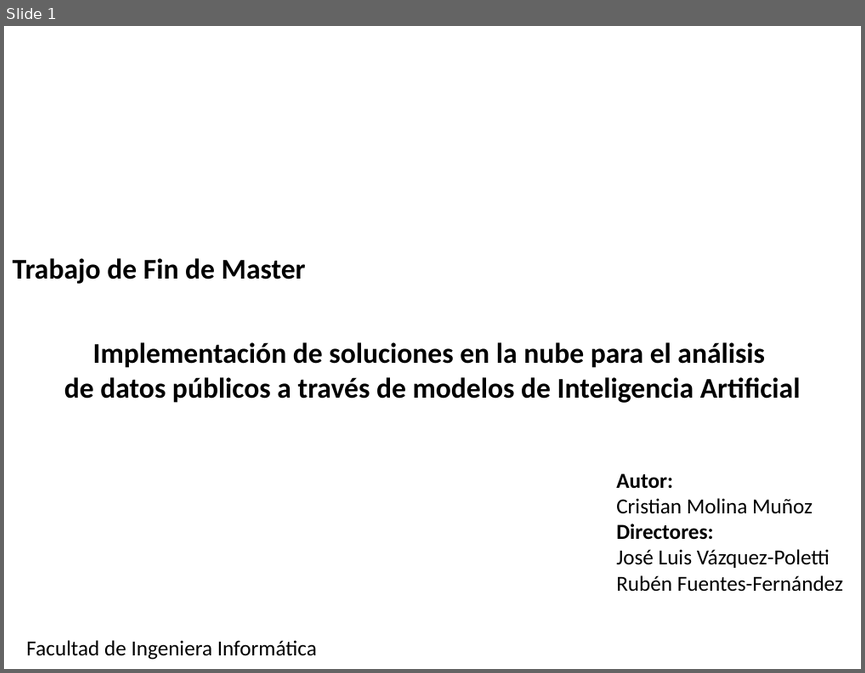
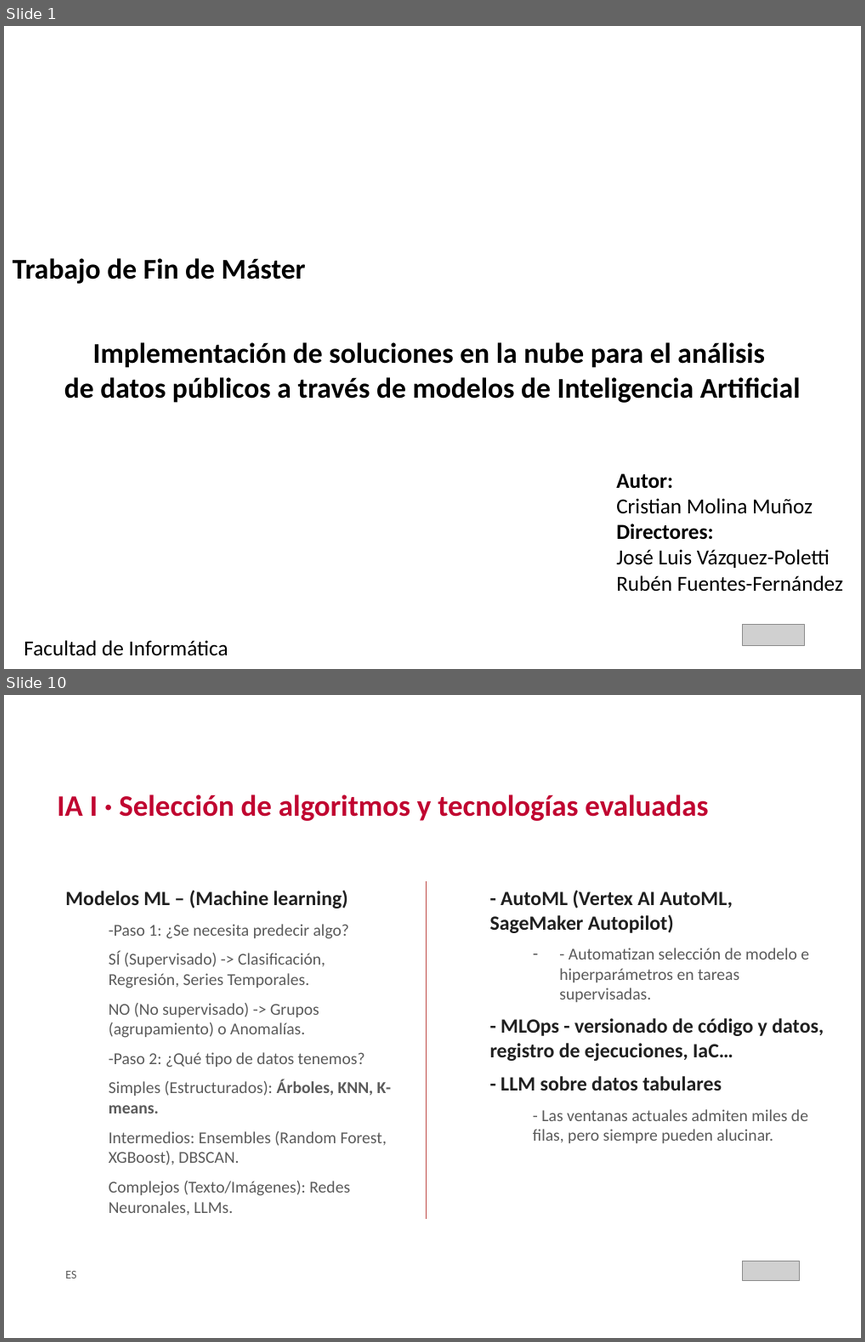
Before and after one commit to crismo04/TFM-cloud-soliutions-to-public-data, a slide deck: master's thesis/TFM_MII_Cloud_AI_PublicData_MolinaCristian_2026.pptx. Shown one above the other, each under a label of ours: slide 1 before the commit, slides 1 and 10 after it; the slides between them are not shown. The pictures are 865x673 and 865x1342 pixels, drawn with LibreOffice and Linux fonts; fonts in the diff are those of the drawing; grey boxes stand for pictures; background and template pictures are left out. Boxes give left, top, right and bottom in pixels: in the first picture for what was removed or moved away, otherwise in the second. Text is boxed around its words. In the diff, an @@ line names an element or a change of style, - is before the commit and + after.

```diff
--- a/master's thesis/TFM_MII_Cloud_AI_PublicData_MolinaCristian_2026.pptx
+++ b/master's thesis/TFM_MII_Cloud_AI_PublicData_MolinaCristian_2026.pptx
@@ slide 10 added at (4, 695, 861, 1338), background #FFFFFF @@
@@ text added at (57, 794, 708, 821), 25 pt, text #C00530, bold @@
+IA I · Selección de algoritmos y tecnologías evaluadas
@@ text added at (65, 890, 391, 1214), 14 pt, text #5A5A5A @@
+Modelos ML – (Machine learning)
+  -Paso 1: ¿Se necesita predecir algo?
+  SÍ (Supervisado) -> Clasificación, Regresión, Series Temporales.
+  NO (No supervisado) -> Grupos (agrupamiento) o Anomalías.
+  -Paso 2: ¿Qué tipo de datos tenemos?
+  Simples (Estructurados): Árboles, KNN, K-means.
+  Intermedios: Ensembles (Random Forest, XGBoost), DBSCAN.
+  Complejos (Texto/Imágenes): Redes Neuronales, LLMs.
@@ line added from (426, 881) to (426, 1219), #BF4C48 0.75 pt @@
@@ text added at (490, 890, 823, 1143), 14 pt, text #5A5A5A @@
+- AutoML (Vertex AI AutoML, SageMaker Autopilot)
+  – - Automatizan selección de modelo e hiperparámetros en tareas supervisadas.
+- MLOps - versionado de código y datos, registro de ejecuciones, IaC…
+- LLM sobre datos tabulares
+  - Las ventanas actuales admiten miles de filas, pero siempre pueden alucinar.
@@ text added at (65, 1270, 76, 1278), 10 pt, text #5A5A5A @@
+ES
@@ picture added at (743, 1260, 799, 1280) @@
@@ slide 1 changed as well @@
@@ text at (12, 258, 306, 284): text changed @@
-Trabajo de Fin de Master
+Trabajo de Fin de Máster
@@ picture added at (743, 624, 804, 646) @@
@@ text at (24, 640, 228, 656): text changed @@
-Facultad de Ingeniera Informática
+Facultad de Informática
```
Also in this commit, not shown: 31 other slides added, 3 slides removed, 9 other files.
